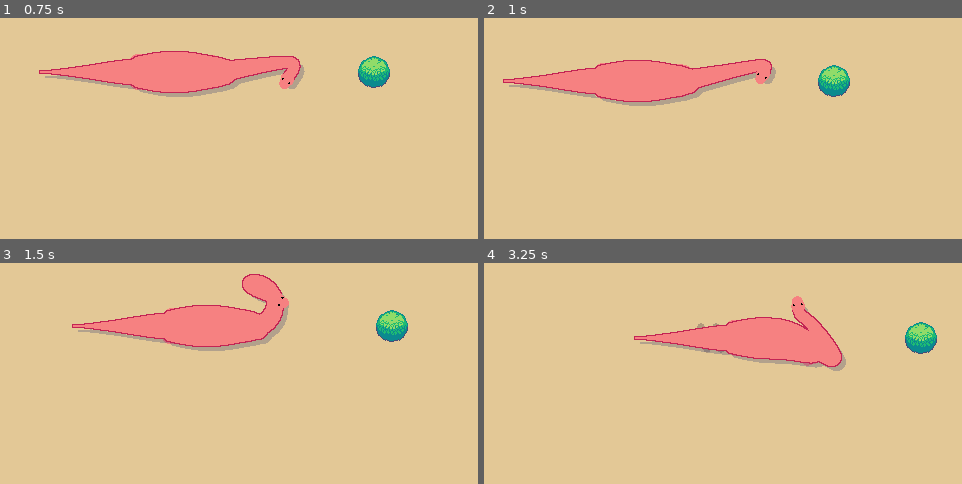
Above: before the commit, frames 1-4 (two rows, left to right).
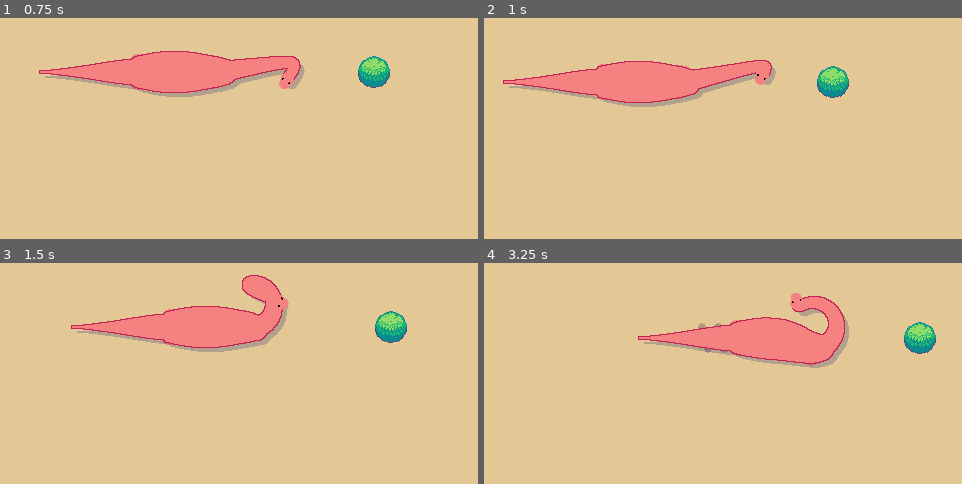
Above: after the commit, the same moments.

Repository: jentaruno/menchie
Game: Godot game, scene res://scenes/main.tscn
Two runs of this game, one before a commit and one after it. Both use one fixed random seed, a clock stepped at 60 frames per second and the inputs below.
Inputs (mouse positions are in pixels of both pictures, inside the frame that each line leads up to):
- Up to frame 1 (0.75 s): move the mouse to (387, 40) at 0.52 s; hold Right (move_right) from 0.53 s (still down); click (387, 40) at 0.67 s
- Up to frame 2 (1 s): keep holding Right (move_right)
- Up to frame 3 (1.5 s): move the mouse to (119, 322) at 1.27 s; release Right (move_right) at 1.28 s; hold Down (move_down) from 1.28 s (still down)
- Up to frame 4 (3.25 s): move the mouse to (outside the picture) at 2.02 s; release Down (move_down) at 2.03 s; hold Right (move_right) 2.03-2.78 s; move the mouse to (699, 375) at 2.77 s; hold Up (move_up) from 2.78 s (still down); click (699, 375) at 2.92 s

Frame 1 is identical in both runs. In frame 2, 1.6% of the frame differs, in the area x 3-77%, y 18-41%; in frame 3, 1.5%; in frame 4, 2.8%, in the area x 31-95%, y 13-49%.

Commit message:
leg growth

Diff:
--- a/player/body_parts/dino_body.gd
+++ b/player/body_parts/dino_body.gd
@@ -6,7 +6,6 @@
 @export_range(0.0, 360.0, 0.1, "degrees") var turn_speed: float = 0.9
 
 @export_group("Bones")
-@export var curr_length: float = 96.0
 ## Number of bones in the body
 @export var num_bones: int = 24:
 	set(value):
@@ -22,6 +21,7 @@
 @export var front_legs_bone_index: int = 1
 
 #region Private variables
+var _curr_length: float = 96.0
 var _bones: Array[Vector2] = []
 var _bone_length: float
 var _body_dir: Vector2 = Vector2.RIGHT
@@ -60,7 +60,7 @@
 	_body_dir = _body_dir.slerp(dir.normalized(), turn_speed * delta)
 
 func grow(progress: float) -> void:
-	curr_length = Constants.growth_config.body_length.sample(progress)
+	_curr_length = Constants.growth_config.body_length.sample(progress)
 	width = Constants.growth_config.body_width.sample(progress)
 	_init_bones()
 	super.update_attachments()
@@ -78,7 +78,7 @@
 
 func _init_bones() -> void:
 	_bones.clear()
-	_bone_length = curr_length / num_bones
+	_bone_length = _curr_length / num_bones
 	for i in range(num_bones):
 		_bones.append(global_position - Vector2(_bone_length * i, 0.0))
 
--- a/player/body_parts/dino_head.gd
+++ b/player/body_parts/dino_head.gd
@@ -1,6 +1,9 @@
 class_name DinoHead extends Area2D
 
 var curr_collision: Object
+
+func _ready() -> void:
+	_connect_parent()
 
 func try_bite() -> void:
 	var overlapping_areas = get_overlapping_areas()
@@ -11,3 +14,10 @@
 		if area is Biteable:
 			area.on_bite(%TeethMarker2D.global_position)
 			break
+
+func grow(progress: float) -> void:
+	scale = Vector2.ONE * Constants.growth_config.head_scale.sample(progress)
+
+func _connect_parent() -> void:
+	if owner.has_signal("grew"):
+		owner.connect("grew", Callable(self, "grow"))
--- a/player/body_parts/dino_legs.gd
+++ b/player/body_parts/dino_legs.gd
@@ -1,7 +1,5 @@
 class_name DinoLegs extends Node2D
 
-@export var leg_max_dist: float = 3.0
-@export var leg_move_speed: float = 30.0
 ## Rate at which legs follow the body's position. 1 = fully following, 0 = not following at all
 @export var body_follow_rate: float = 0.15
 
@@ -19,9 +17,14 @@
 	%RightHindLegJoint
 ]
 
+var _step_length: float = 3.0
+var _leg_move_speed: float = 30.0
 var _last_stepped_leg: int = 0
 var _legs_to_step: Array[int]
 var _is_stepping: bool = false
+
+func _ready() -> void:
+	_connect_parent()
 
 func _physics_process(_delta: float) -> void:
 	_move_legs()
@@ -34,6 +37,18 @@
 	hind_legs.global_position = hind_legs_pos
 	for i in range(legs.size()):
 		legs[i].global_position = leg_joints[i].global_position
+
+func grow(progress: float) -> void:
+	_step_length = Constants.growth_config.leg_step_length.sample(progress)
+	_leg_move_speed = Constants.growth_config.leg_move_speed.sample(progress)
+
+	var curr_leg_scale = Constants.growth_config.leg_scale.sample(progress)
+	leg_joints[0].position.y = -curr_leg_scale * Constants.growth_config.init_front_leg_joints_distance
+	leg_joints[2].position.y = curr_leg_scale * Constants.growth_config.init_front_leg_joints_distance
+	leg_joints[1].position.y = -curr_leg_scale * Constants.growth_config.init_hind_leg_joints_distance
+	leg_joints[3].position.y = curr_leg_scale * Constants.growth_config.init_hind_leg_joints_distance
+	for i in range(legs.size()):
+		legs[i].scale = Vector2.ONE * curr_leg_scale
 
 func is_stepping() -> bool:
 	return _is_stepping
@@ -53,14 +68,18 @@
 	var stepped = false
 	for unwrapped_i in range(_last_stepped_leg, _last_stepped_leg + legs.size()):
 		var i = unwrapped_i % legs.size()
-		var leg_needs_step = legs[i].global_position.distance_to(leg_joints[i].global_position) > leg_max_dist
+		var leg_needs_step = legs[i].global_position.distance_to(leg_joints[i].global_position) > _step_length
 		if not leg_needs_step:
 			continue
 		if _legs_to_step.is_empty():
 			var target_dir = legs[i].global_position.direction_to(leg_joints[i].global_position)
-			var target_pos = legs[i].global_position + target_dir * 2 * leg_max_dist
-			legs[i].step(target_pos, leg_move_speed)
+			var target_pos = legs[i].global_position + target_dir * 2 * _step_length
+			legs[i].step(target_pos, _leg_move_speed)
 			_last_stepped_leg = i
 			stepped = true
 		_legs_to_step.append(i)
 	return stepped
+
+func _connect_parent() -> void:
+	if owner.has_signal("grew"):
+		owner.connect("grew", Callable(self, "grow"))
--- a/player/body_parts/dino_neck.gd
+++ b/player/body_parts/dino_neck.gd
@@ -1,8 +1,6 @@
 class_name DinoNeck extends AttachableLine2D
 
 #region Exports
-@export var curr_length: float = 96.0
-
 ## Number of bones in the neck
 @export_range(3, 50, 1) var num_bones: int = 24:
 	set(value):
@@ -35,6 +33,7 @@
 #endregion
 
 #region Private variables
+var _curr_length: float = 96.0
 var _bones: Array[Vector2] = []
 var _bone_lengths: Array[float] = []
 var _base_position: Vector2
@@ -67,9 +66,9 @@
 		queue_redraw()
 
 func grow(progress: float) -> void:
-	curr_length = Constants.growth_config.neck_length.sample(progress)
+	_curr_length = Constants.growth_config.neck_length.sample(progress)
 	width = Constants.growth_config.neck_width.sample(progress)
-	var new_bone_length = curr_length / num_bones
+	var new_bone_length = _curr_length / num_bones
 	for i in range(len(_bone_lengths)):
 		_bone_lengths[i] = new_bone_length
 	super.update_attachments()
@@ -77,7 +76,7 @@
 func _solve_ik(target_position: Vector2) -> void:
 	var dist := _base_position.distance_squared_to(target_position)
 
-	if dist > curr_length ** 2:
+	if dist > _curr_length ** 2:
 		_backward_pass()
 		_forward_pass()
 		return
@@ -167,7 +166,7 @@
 	for pos in _bones:
 		add_point(to_local(pos))
 
-## Rebuilds bone arrays when num_bones or _curr_length changes.
+## Rebuilds bone arrays when num_bones or __curr_length changes.
 ## Starts with straight line upwards so IK has valid initial positions.
 func _init_bones() -> void:
 	_bone_max_rotation = deg_to_rad(bone_max_rotation)
@@ -176,7 +175,7 @@
 	_bone_lengths.clear()
 
 	_bones.append(_base_position)
-	var bone_length: float = curr_length / num_bones
+	var bone_length: float = _curr_length / num_bones
 	for i in range(num_bones):
 		_bone_lengths.append(bone_length)
 		_bones.append(_base_position + Vector2(bone_length * (i + 1), 0.0))
--- a/player/body_parts/dino_tail.gd
+++ b/player/body_parts/dino_tail.gd
@@ -2,7 +2,6 @@
 
 # Simulates tail movement by fitting a Line2D to a standing wave
 
-var curr_length: float = 112.0
 @export var num_bones: int = 12:
 	set(value):
 		num_bones = value
@@ -21,6 +20,7 @@
 #var _omega: float
 
 #region Private variables
+var _curr_length: float = 112.0
 var _bones: Array[Vector2] = []
 var _bone_length: float
 var _last_dir: Vector2
@@ -38,7 +38,7 @@
 	_last_dir = dir.normalized()
 
 func grow(progress: float) -> void:
-	curr_length = Constants.growth_config.tail_length.sample(progress)
+	_curr_length = Constants.growth_config.tail_length.sample(progress)
 	width = Constants.growth_config.tail_width.sample(progress)
 	_init_bones()
 
@@ -55,7 +55,7 @@
 
 func _init_bones() -> void:
 	_bones.clear()
-	_bone_length = curr_length / num_bones
+	_bone_length = _curr_length / num_bones
 	for i in range(num_bones):
 		_bones.append(global_position - Vector2(_bone_length * i, 0.0))
 
--- a/player/growth/debug_growth.gd
+++ b/player/growth/debug_growth.gd
@@ -1,7 +1,7 @@
 extends Node
 
-var _curr_level: int = 1
 @onready var menchie: DinoMain = %Menchie
+@export_range(1, Constants.max_level) var _curr_level: int = 1
 
 func _ready() -> void:
 	menchie.grow_to(_curr_level)
@@ -12,4 +12,6 @@
 		return
 
 	_curr_level += -sign(input_dir.y)
+	_curr_level = clampi(_curr_level, 1, Constants.max_level)
 	menchie.grow_to(_curr_level)
+	%LevelLabel.text = "Current Level: " + str(_curr_level)
--- a/player/growth/growth_config.gd
+++ b/player/growth/growth_config.gd
@@ -1,14 +1,24 @@
+## Configuration for growth of various body parts as the player levels up.
+## All curve domains represent starting level to max level normalised to 0.0-1.0.
 class_name GrowthConfig extends Resource
 
-## Body length over level
 @export var body_length: Curve
-## Body width over level
 @export var body_width: Curve
-## Neck length over level
+
 @export var neck_length: Curve
-## Neck width over level
 @export var neck_width: Curve
-## Tail length over level
+@export var head_scale: Curve
+
 @export var tail_length: Curve
-## Tail width over level
 @export var tail_width: Curve
+
+@export_group("Legs")
+## Initial offset from the center of the pelvis to the front leg joints
+@export var init_front_leg_joints_distance: float = 9.0
+## Initial offset from the center of the chest to the hind leg joints
+@export var init_hind_leg_joints_distance: float = 11.0
+@export var leg_scale: Curve
+@export var leg_step_length: Curve
+@export var leg_move_speed: Curve
+
+@export var camera_zoom: Curve
--- a/player/growth/growth_config.tres
+++ b/player/growth/growth_config.tres
@@ -10,6 +10,28 @@
 [sub_resource type="Curve" id="Curve_qp6tb"]
 _limits = [0.0, 300.0, 0.0, 1.0]
 _data = [Vector2(0, 40), 0.0, 0.0, 0, 0, Vector2(1, 256), 0.0, 0.0, 0, 0]
+point_count = 2
+
+[sub_resource type="Curve" id="Curve_c2l3m"]
+
+[sub_resource type="Curve" id="Curve_4760t"]
+_limits = [0.0, 5.0, 0.0, 1.0]
+_data = [Vector2(0, 1), 0.0, 0.0, 0, 0, Vector2(1, 5), 0.0, 0.0, 0, 0]
+point_count = 2
+
+[sub_resource type="Curve" id="Curve_7ytui"]
+_limits = [30.0, 520.0, 0.0, 1.0]
+_data = [Vector2(0, 30), 0.0, 686.0, 0, 0, Vector2(1, 520), 0.0, 0.0, 0, 0]
+point_count = 2
+
+[sub_resource type="Curve" id="Curve_bpwy4"]
+_limits = [1.0, 7.0, 0.0, 1.0]
+_data = [Vector2(0, 1), 0.0, 0.0, 0, 0, Vector2(1, 7), 0.0, 0.0, 0, 0]
+point_count = 2
+
+[sub_resource type="Curve" id="Curve_21uak"]
+_limits = [3.0, 52.0, 0.0, 1.0]
+_data = [Vector2(0, 3), 0.0, 119.32366, 0, 0, Vector2(1, 52), 0.0, 0.0, 0, 0]
 point_count = 2
 
 [sub_resource type="Curve" id="Curve_7mu7e"]
@@ -29,7 +51,7 @@
 
 [sub_resource type="Curve" id="Curve_gj7mr"]
 _limits = [0.0, 300.0, 0.0, 1.0]
-_data = [Vector2(0, 25), 0.0, 0.0, 0, 0, Vector2(1, 176), 0.0, 0.0, 0, 0]
+_data = [Vector2(0, 25), 0.0, 0.0, 0, 0, Vector2(1, 144), 0.0, 0.0, 0, 0]
 point_count = 2
 
 [resource]
@@ -38,6 +60,11 @@
 body_width = SubResource("Curve_qp6tb")
 neck_length = SubResource("Curve_7mu7e")
 neck_width = SubResource("Curve_rnoce")
+head_scale = SubResource("Curve_4760t")
 tail_length = SubResource("Curve_x806q")
 tail_width = SubResource("Curve_gj7mr")
+leg_scale = SubResource("Curve_bpwy4")
+leg_step_length = SubResource("Curve_21uak")
+leg_move_speed = SubResource("Curve_7ytui")
+camera_zoom = SubResource("Curve_c2l3m")
 metadata/_custom_type_script = "uid://bsumgnxlmg8vm"
--- a/player/menchie.tscn
+++ b/player/menchie.tscn
@@ -158,6 +158,7 @@
 [node name="RemoteTransform2D" type="RemoteTransform2D" parent="OutlineAndShadow/Body/Legs/HindLegsCenter/LeftHindLegJoint" unique_id=1816782397]
 remote_path = NodePath("../LeftHindLeg")
 update_position = false
+update_scale = false
 
 [node name="RightHindLegJoint" type="Marker2D" parent="OutlineAndShadow/Body/Legs/HindLegsCenter" unique_id=126644184]
 unique_name_in_owner = true
@@ -179,6 +180,7 @@
 [node name="RemoteTransform2D" type="RemoteTransform2D" parent="OutlineAndShadow/Body/Legs/HindLegsCenter/RightHindLegJoint" unique_id=825665872]
 remote_path = NodePath("../RightHindLeg")
 update_position = false
+update_scale = false
 
 [node name="LeftFrontLegJoint" type="Marker2D" parent="OutlineAndShadow/Body/Legs" unique_id=564908414]
 unique_name_in_owner = true
@@ -200,6 +202,7 @@
 [node name="RemoteTransform2D" type="RemoteTransform2D" parent="OutlineAndShadow/Body/Legs/LeftFrontLegJoint" unique_id=603389620]
 remote_path = NodePath("../LeftFrontLeg")
 update_position = false
+update_scale = false
 
 [node name="RightFrontLegJoint" type="Marker2D" parent="OutlineAndShadow/Body/Legs" unique_id=874093854]
 unique_name_in_owner = true
@@ -221,6 +224,7 @@
 [node name="RemoteTransform2D" type="RemoteTransform2D" parent="OutlineAndShadow/Body/Legs/RightFrontLegJoint" unique_id=1067879928]
 remote_path = NodePath("../RightFrontLeg")
 update_position = false
+update_scale = false
 
 [node name="ColorSetter" type="Node" parent="." unique_id=774902310 node_paths=PackedStringArray("lines")]
 script = ExtResource("9_xoblb")
--- a/scenes/debug_growth.tscn
+++ b/scenes/debug_growth.tscn
@@ -7,6 +7,22 @@
 script = ExtResource("1_21uak")
 
 [node name="Camera2D" type="Camera2D" parent="." unique_id=705791958]
+
+[node name="LevelLabel" type="Label" parent="Camera2D" unique_id=116611837]
+unique_name_in_owner = true
+anchors_preset = 7
+anchor_left = 0.5
+anchor_top = 1.0
+anchor_right = 0.5
+anchor_bottom = 1.0
+offset_left = -145.5
+offset_top = 104.0
+offset_right = 145.5
+offset_bottom = 127.0
+grow_horizontal = 2
+grow_vertical = 0
+text = "Current Level: X"
+horizontal_alignment = 1
 
 [node name="Label" type="Label" parent="Camera2D" unique_id=1394004688]
 anchors_preset = 7
@@ -21,6 +37,7 @@
 grow_horizontal = 2
 grow_vertical = 0
 text = "Up: Grow Bigger, Down: Grow Smaller"
+horizontal_alignment = 1
 
 [node name="Menchie" parent="." unique_id=731980239 instance=ExtResource("1_hhlfo")]
 unique_name_in_owner = true
